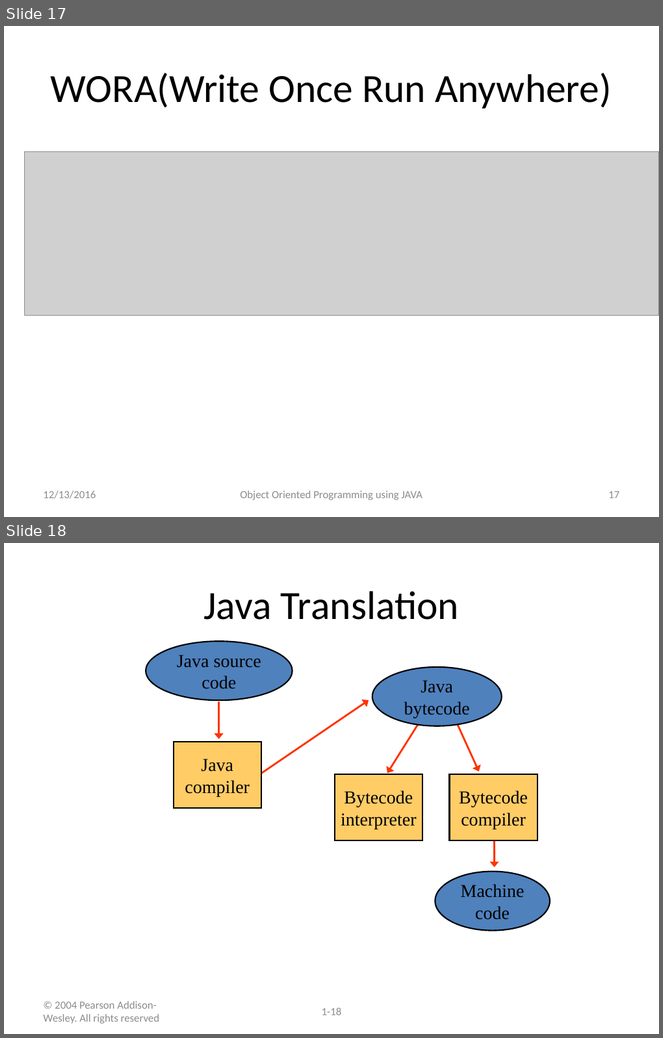
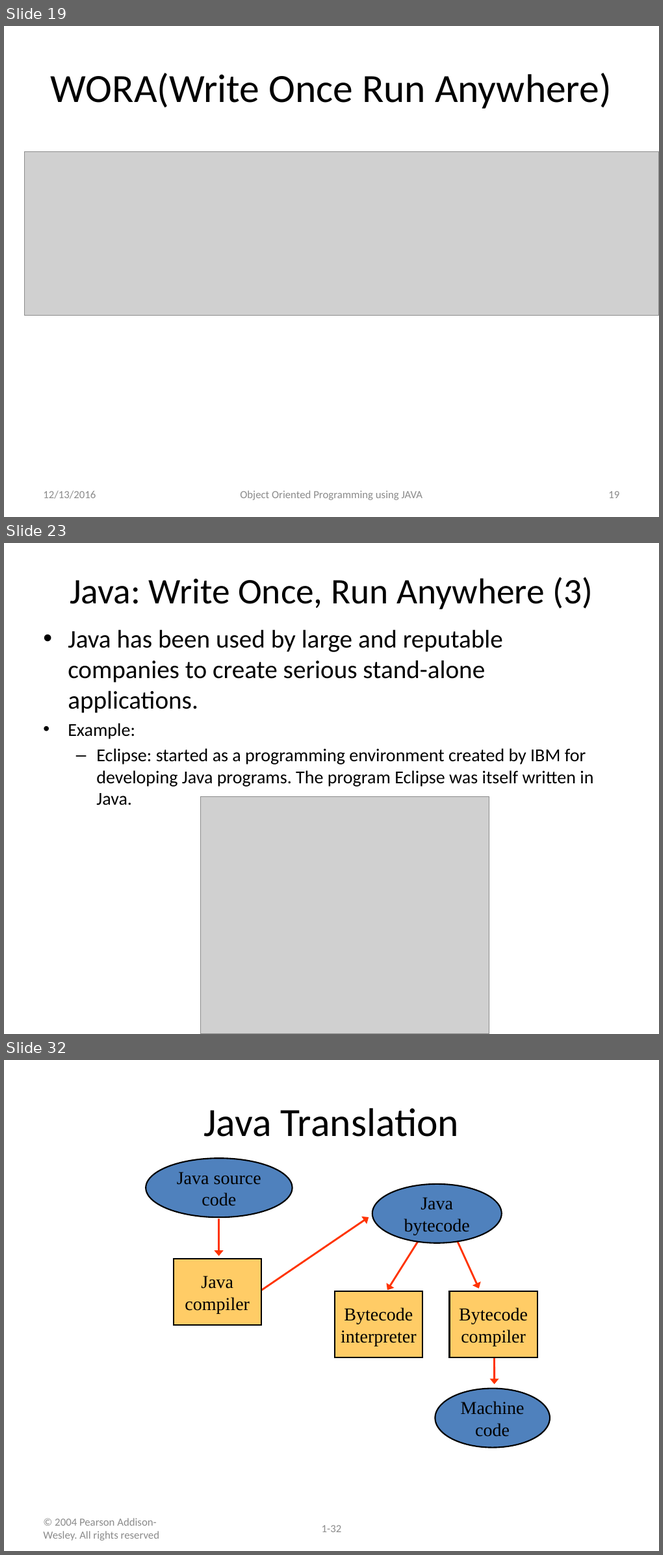
Before and after one commit to kchhipa4u/core-java-step-by-step, a slide deck: src/introduction/introductiontojava.pptx. Shown one above the other, each under a label of ours: slides 17 and 18 before the commit, slides 19, 23 and 32 after it; the slides between them are not shown. The pictures are 663x1038 and 663x1555 pixels, drawn with LibreOffice and Linux fonts; fonts in the diff are those of the drawing; grey boxes stand for pictures. Boxes give left, top, right and bottom in pixels: in the first picture for what was removed or moved away, otherwise in the second. Text is boxed around its words. In the diff, an @@ line names an element or a change of style, - is before the commit and + after.

```diff
--- a/src/introduction/introductiontojava.pptx
+++ b/src/introduction/introductiontojava.pptx
@@ slide 23 added at [4, 543, 659, 1034], background #FFFFFF @@
@@ title added at [70, 577, 593, 609], 39.6 pt, text #000000 @@
+Java: Write Once, Run Anywhere (3)
@@ text added at [68, 629, 594, 806], 20 pt, text #000000 @@
+• Java has been used by large and reputable companies to create serious stand-alone applications.
+• Example:
+  – Eclipse: started as a programming environment created by IBM for developing Java programs. The program Eclipse was itself written in Java.
@@ picture added at [200, 797, 490, 1034] @@
@@ what was slide 17 is now slide 19 @@
@@ page number at [608, 491, 620, 499]: text changed @@
-17
+19
@@ what was slide 18 is now slide 32 @@
@@ page number at [322, 1525, 342, 1533]: text changed @@
-1-18
+1-32
```
Also in this commit, not shown: 1 slide changed, 16 other slides added.
